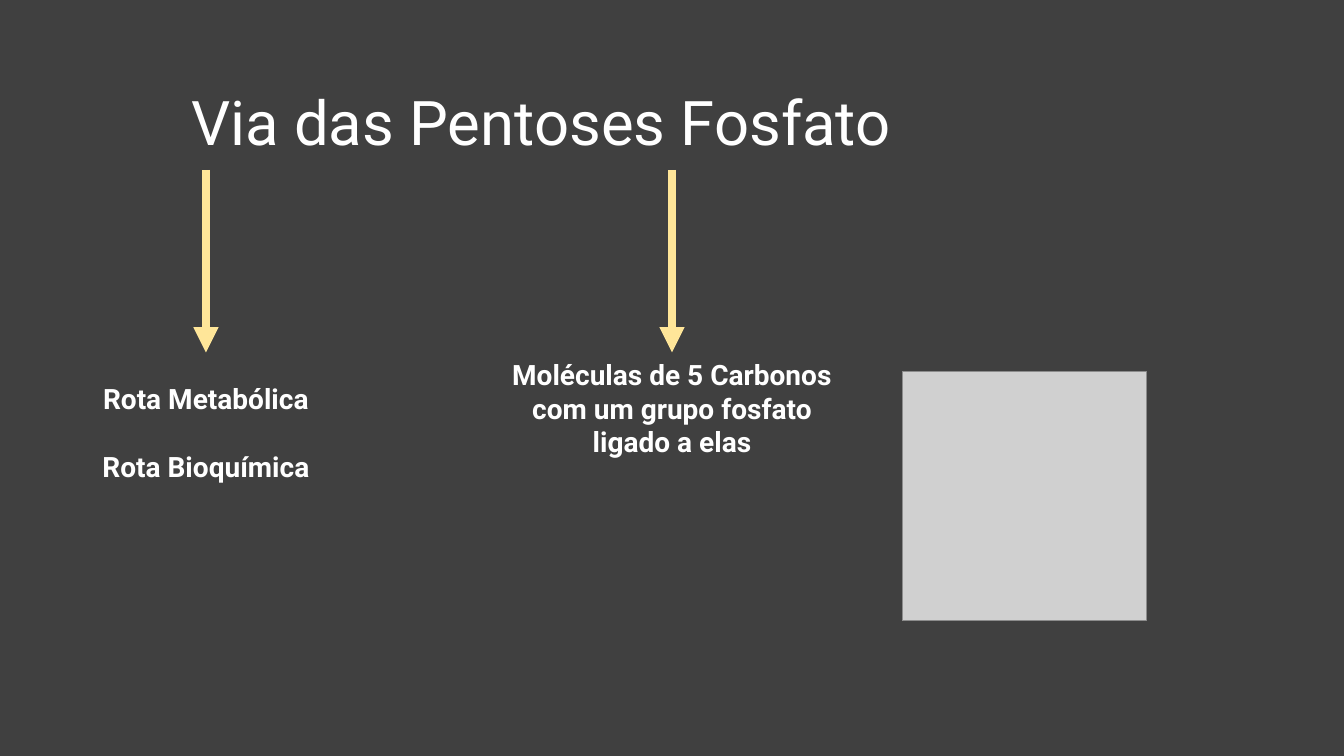
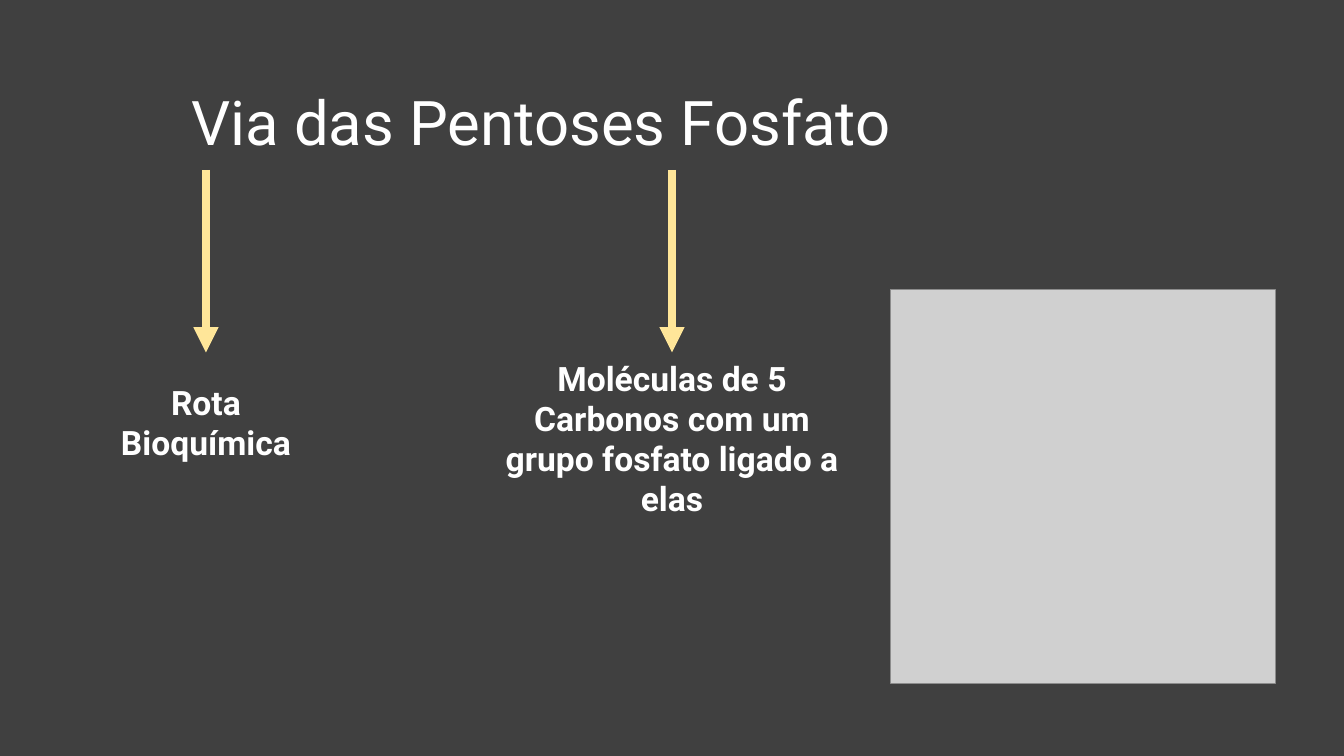
Before and after one commit to daniloasdotcom/Bioquimica-com-Danilo, a slide deck: slide 4 of static/aulas/via_das_pentoses.pptx (slide 6 before the commit). Drawn at 1344x756 pixels with LibreOffice and Linux fonts; fonts in the diff are those of the drawing; grey boxes stand for pictures. Boxes give left, top, right and bottom in pixels: in the first picture for what was removed or moved away, otherwise in the second. Text is boxed around its words. In the diff, an @@ line names an element or a change of style, - is before the commit and + after.

```diff
--- a/static/aulas/via_das_pentoses.pptx
+++ b/static/aulas/via_das_pentoses.pptx
@@ picture resized from (x1=902, y1=371, x2=1146, y2=621) to (x1=890, y1=290, x2=1275, y2=684) @@
@@ text "Moléculas de 5 Carbonos com ..." at (x1=506, y1=365, x2=838, y2=512): size 20 to 24 pt @@
@@ text "Rota Bioquímica" at (x1=121, y1=391, x2=291, y2=462): size 20 to 24 pt @@
@@ text at (x1=103, y1=388, x2=308, y2=410): paragraph removed @@
-Rota Metabólica
```
Also in this commit, not shown: 16 other slides changed, 1 slide added, 3 slides removed, 3 other files.
